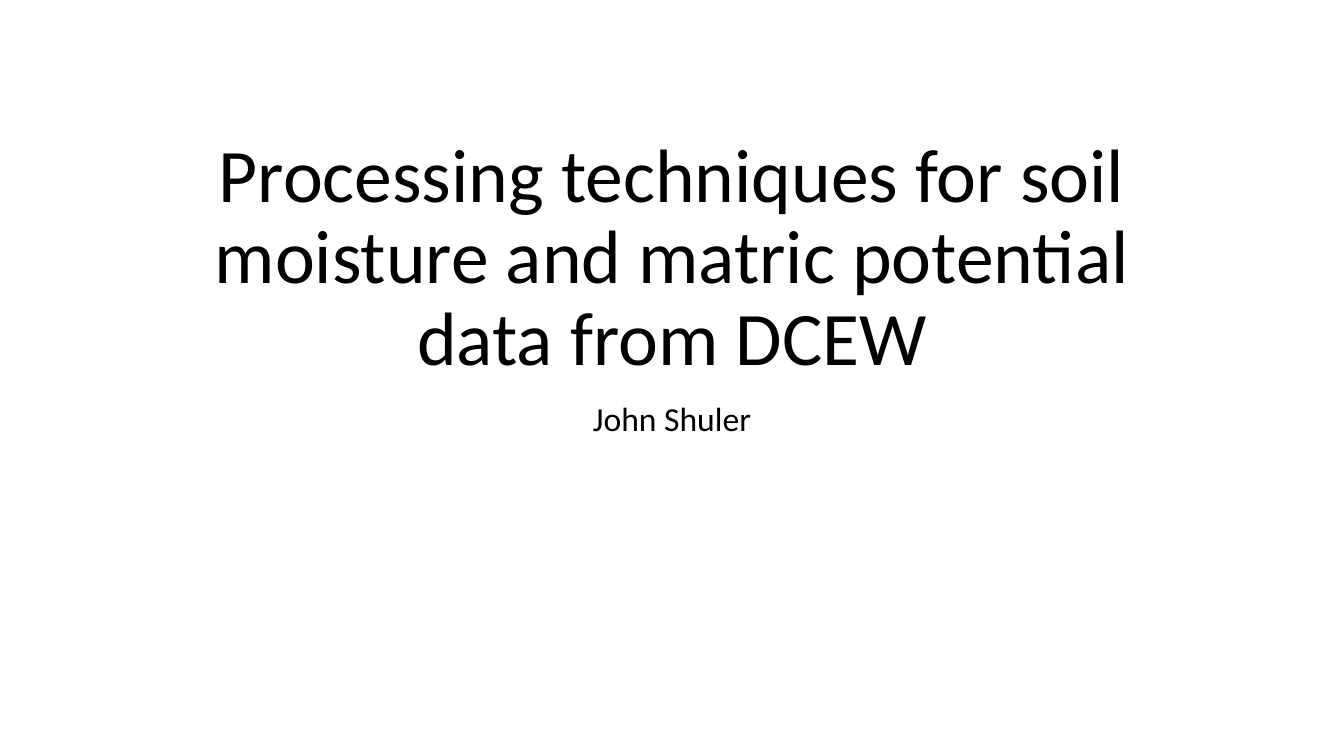
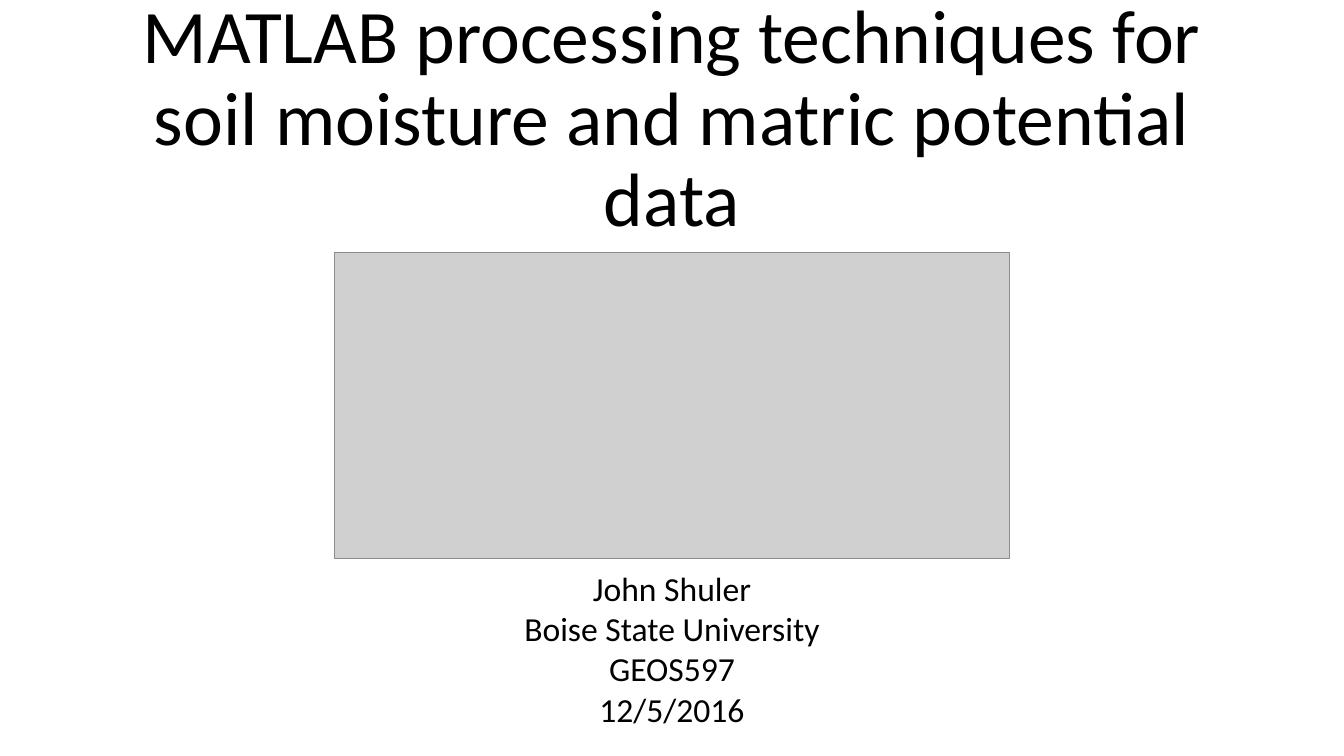
Before and after one commit to jbshuler/GEOS397, a slide deck: slide 1 of Homework/Final Project/GEO597_TermProject_Shuler.pptx. Drawn at 1344x756 pixels with LibreOffice and Linux fonts; fonts in the diff are those of the drawing; grey boxes stand for pictures. Boxes give left, top, right and bottom in pixels: in the first picture for what was removed or moved away, otherwise in the second. Text is boxed around its words. In the diff, an @@ line names an element or a change of style, - is before the commit and + after.

```diff
--- a/Homework/Final Project/GEO597_TermProject_Shuler.pptx
+++ b/Homework/Final Project/GEO597_TermProject_Shuler.pptx
@@ title at [143,10,1201,227]: text changed @@
-Processing techniques for soil moisture and matric potential data from DCEW
+MATLAB processing techniques for soil moisture and matric potential data
@@ picture added at [335,253,1010,560] @@
@@ subtitle removed at [593,407,751,432] @@
-John Shuler
@@ text added at [524,577,820,724], 24 pt, text #000000 @@
+John Shuler
+Boise State University
+GEOS597
+12/5/2016
```
Also in this commit, not shown: 5 other slides changed, 12 slides added, 11 slides removed, 31 other files.
